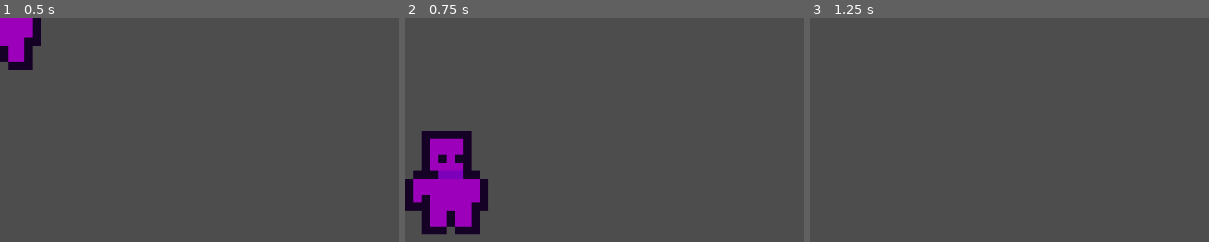
Above: before the commit, frames 1-3 (left to right).
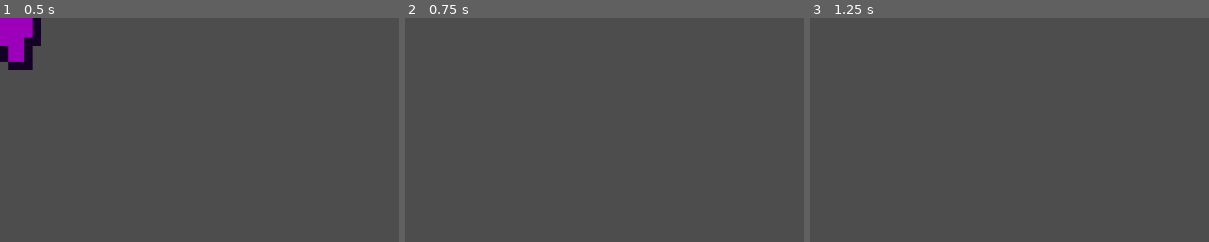
Above: after the commit, the same moments.

Repository: ZevDev54/test-for-gmtk
Game: Godot game, scene res://enemy.tscn
Same seed, same stepped clock (60 frames per second), same inputs: the game is played once before the commit and once after it. This scene is started directly instead of the project's main scene.
Inputs:
- Up to frame 1 (0.5 s): no input
- Up to frame 2 (0.75 s): tap Enter (ui_accept) at 0.5 s; hold Right (ui_right) from 0.53 s (still down)
- Up to frame 3 (1.25 s): keep holding Right (ui_right); tap Enter (ui_accept) at 0.77 s
The pictures show only the part of the screen within x 0-50%, y 30-80%; the shares and areas given below are measured in that part.

Frame 1 is identical in both runs. In frame 2, 7.3% of the frame differs, in the area x 0-21%, y 50-97%; in frame 3, nothing differs.

Commit message:
new enemy speed
lalala

Diff:
--- a/enemy.tscn
+++ b/enemy.tscn
@@ -276,9 +276,10 @@
 
 [node name="Player" type="CharacterBody2D" node_paths=PackedStringArray("animTree", "playerGFX")]
 script = ExtResource("1_4gyqm")
+SPEED = 9000.0
 JUMP_VELOCITY = -800.0
 upGrav = 1500.0
-downGrav = 3000.0
+downGrav = 4500.0
 animTree = NodePath("AnimationTree")
 playerGFX = NodePath("CenterScaler/ScaleFromFeet/FeetPositionRegulator/PlayerSprite")
 
Not shown: 1 places in enemy.tscn that only renumber resources
